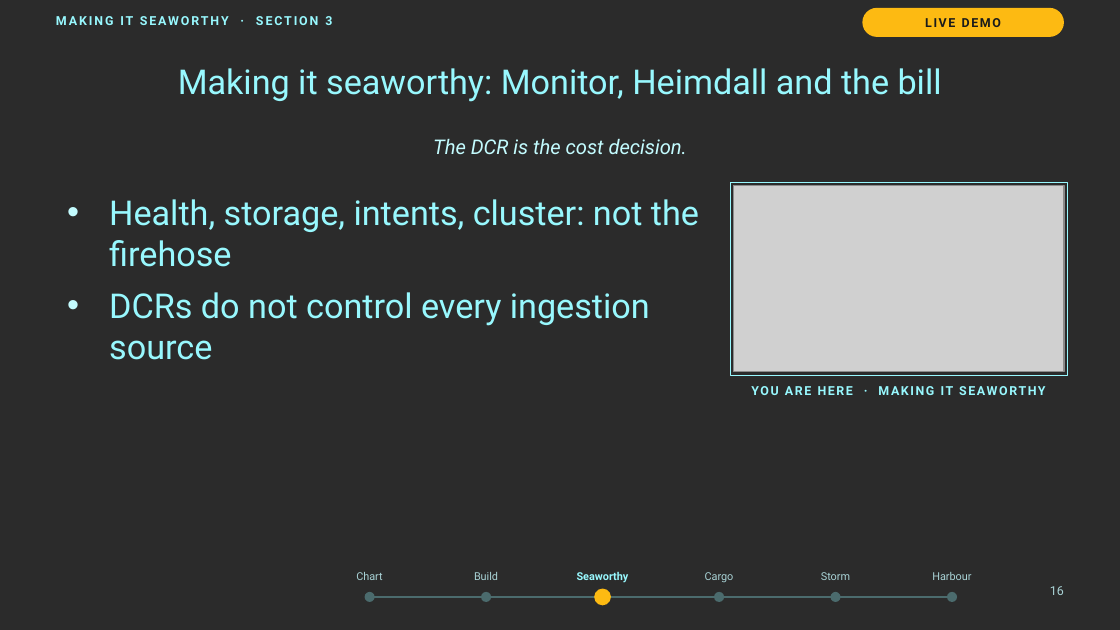
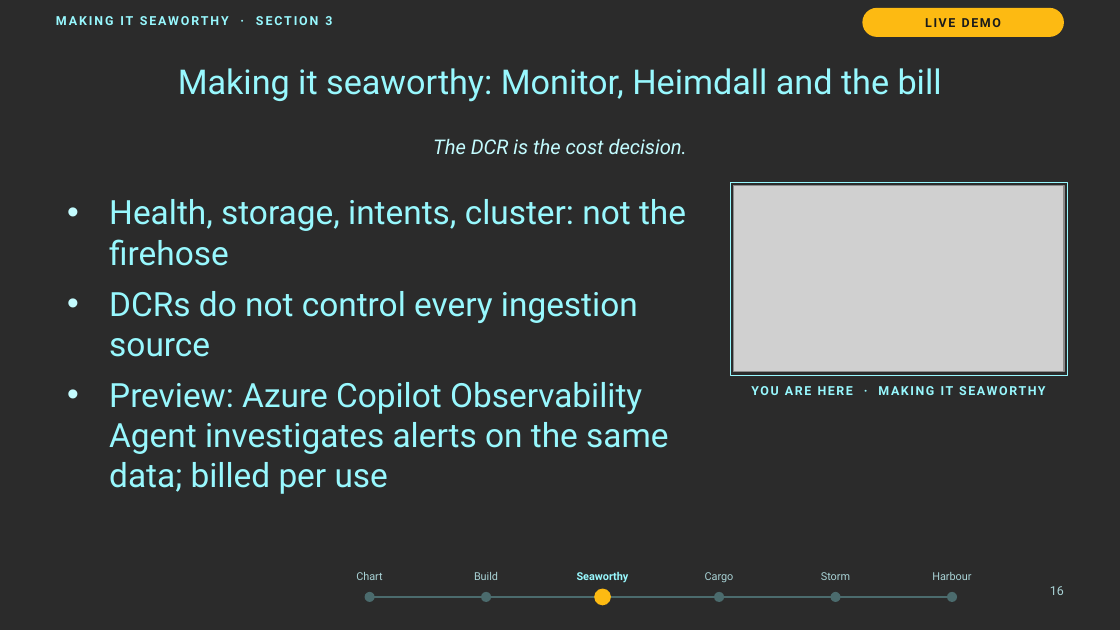
Before and after one commit to thisismydemo/nic2026_azl, a slide deck: slide 16 of presentation/Azure_Local_Discovery_to_Day2_NIC2026.pptx. Drawn at 1120x630 pixels with LibreOffice and Linux fonts; fonts in the diff are those of the drawing; grey boxes stand for pictures; background and template pictures are left out; a plain dark background stands for a picture behind light text. Boxes give left, top, right and bottom in pixels: in the first picture for what was removed or moved away, otherwise in the second. Text is boxed around its words. In the diff, an @@ line names an element or a change of style, - is before the commit and + after.

```diff
--- a/presentation/Azure_Local_Discovery_to_Day2_NIC2026.pptx
+++ b/presentation/Azure_Local_Discovery_to_Day2_NIC2026.pptx
@@ text at [109,199,686,357]: size 22 to 21.5 pt in "Health, storage, intents, cluster: not the firehose", "DCRs do not control every ingestion source" @@
@@ text at [109,382,668,494]: paragraph added @@
+• Preview: Azure Copilot Observability Agent investigates alerts on the same data; billed per use
```
Also in this commit, not shown: 18 other slides changed, 4 slides added, 23 other files.
